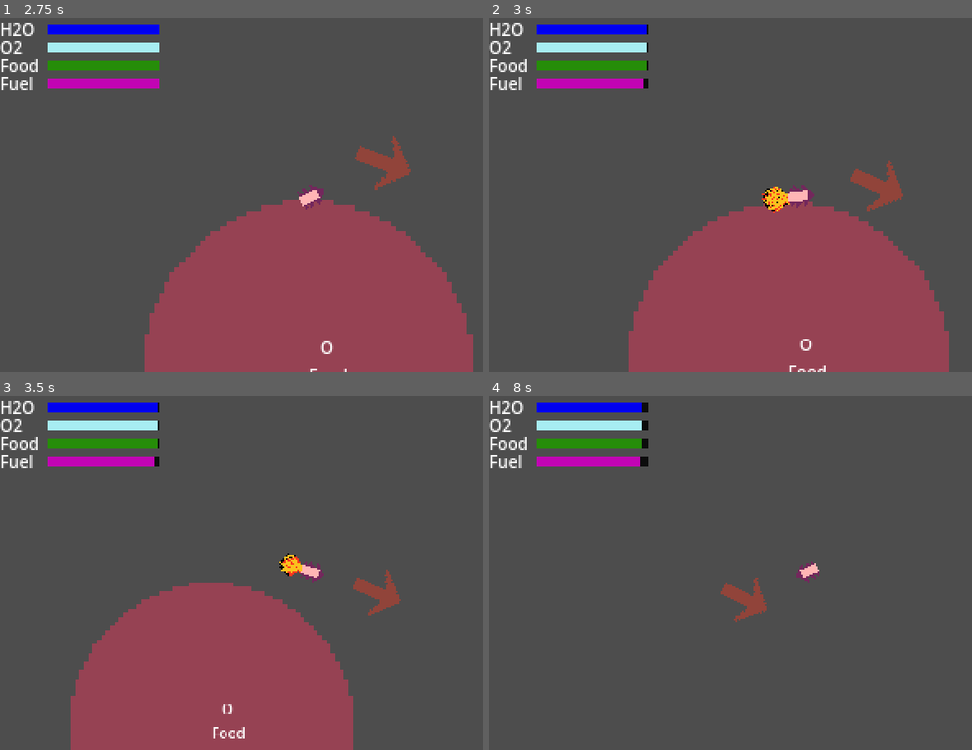
Above: before the commit, frames 1-4 (two rows, left to right).
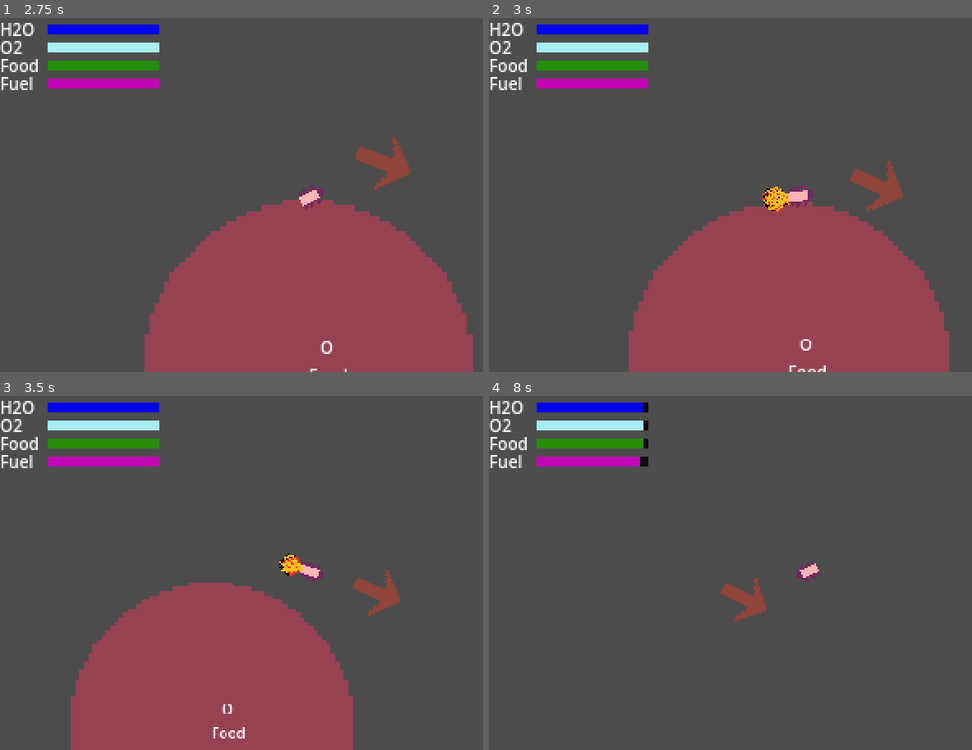
Above: after the commit, the same moments.

Repository: BnLds/MotherEarth
Game: Godot game, scene res://Scenes/Level/Level.tscn
Same seed, same stepped clock (60 frames per second), same inputs: the game is played once before the commit and once after it.
Inputs:
- Up to frame 1 (2.75 s): tap Enter at 0.5 s; hold Right (rotate_right) 0.53-1.28 s; hold Left (rotate_left) 1.28-2.03 s; hold Right (rotate_right) from 2.03 s (still down)
- Up to frame 2 (3 s): release Right (rotate_right) at 2.78 s; hold Up (speed_up) from 2.78 s (still down)
- Up to frame 3 (3.5 s): keep holding Up (speed_up)
- Up to frame 4 (8 s): release Up (speed_up) at 3.53 s; hold Left (rotate_left) 3.53-5.78 s; hold Right (rotate_right) 5.78-6.53 s; hold Up (speed_up) 6.53-7.28 s; hold Right (rotate_right) from 7.28 s (still down)

Frame 1 is identical in both runs. In frame 2, less than 0.1% of the frame differs, in the area x 31-33%, y 1-20%; in frame 3, less than 0.1%; in frame 4, less than 0.1%.

Commit message:
Update ship resources UI on crash

Diff:
--- a/Scenes/Level/Scripts/ResourceManager.gd
+++ b/Scenes/Level/Scripts/ResourceManager.gd
@@ -33,6 +33,12 @@
 	spaceship.connect("player_crashed", on_crash)
 
 func _on_resource_timer_timeout():
+	h2o_bar_fill.size.x = h2o_bar_background.size.x * h2o_percent / 100
+	o2_bar_fill.size.x = o2_bar_background.size.x * o2_percent / 100
+	food_bar_fill.size.x = food_bar_background.size.x * food_percent / 100
+	fuel_bar_fill.size.x = fuel_bar_background.size.x * fuel_percent / 100
+
+
 	if not player_departed:
 		return
 
@@ -45,10 +51,6 @@
 	if is_boosting && fuel_percent != 0:
 		fuel_percent -= 4
 
-	h2o_bar_fill.size.x = h2o_bar_background.size.x * h2o_percent / 100
-	o2_bar_fill.size.x = o2_bar_background.size.x * o2_percent / 100
-	food_bar_fill.size.x = food_bar_background.size.x * food_percent / 100
-	fuel_bar_fill.size.x = fuel_bar_background.size.x * fuel_percent / 100
 
 func init_resources_ui():
 	h2o_percent = h2o_percent_ini
Not shown, changed: .gitignore
